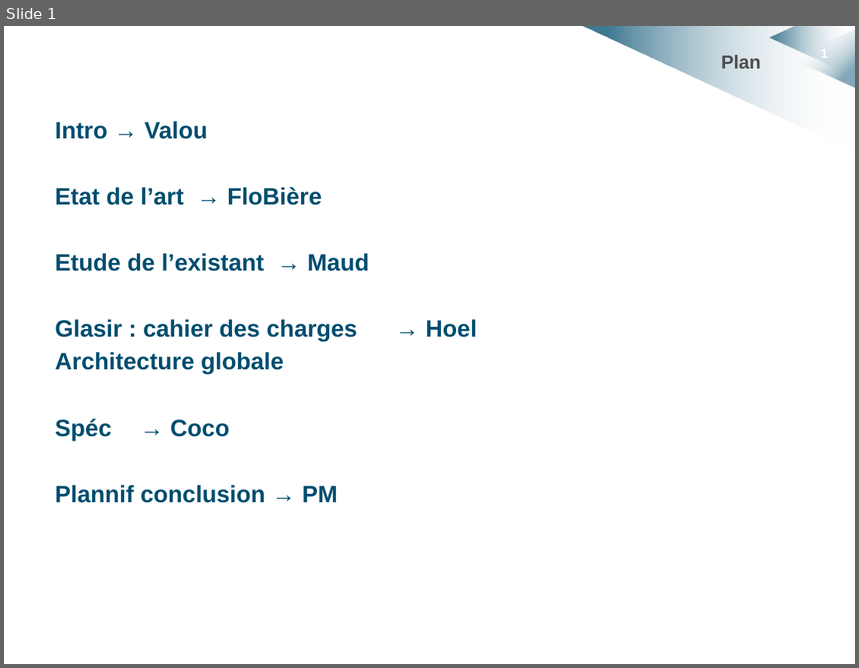
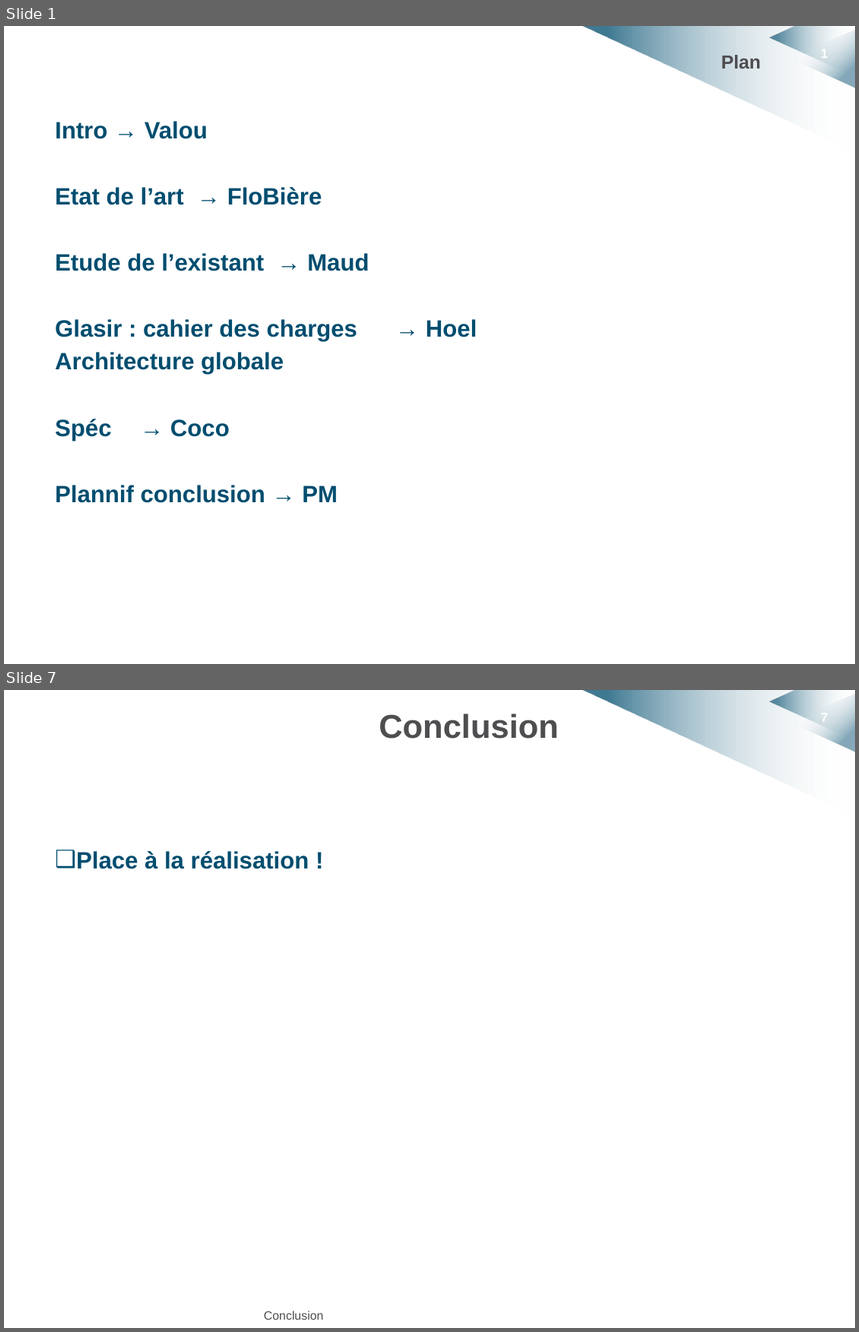
Before and after one commit to HKervadec/korrigolo, a slide deck: soutenances/projet_decembre/planif_et_conclu.pptx. Shown one above the other, each under a label of ours: slide 1 before the commit, slides 1 and 7 after it; the slides between them are not shown. The pictures are 859x668 and 859x1332 pixels, drawn with LibreOffice and Linux fonts; fonts in the diff are those of the drawing; background and template pictures are left out. Boxes give left, top, right and bottom in pixels: in the first picture for what was removed or moved away, otherwise in the second. Text is boxed around its words. In the diff, an @@ line names an element or a change of style, - is before the commit and + after.

```diff
--- a/soutenances/projet_decembre/planif_et_conclu.pptx
+++ b/soutenances/projet_decembre/planif_et_conclu.pptx
@@ slide 7 added at box(4, 690, 855, 1328), background #FFFFFF; not listed: 4 template elements that a slide beside it also shows @@
@@ title added at box(379, 714, 559, 739), 28 pt, text #4F4D50, bold @@
+Conclusion
@@ text added at box(76, 851, 310, 869), 20 pt, text #004D6F, bold @@
+❑ Place à la réalisation !
@@ text added at box(264, 1311, 324, 1320), 10.2 pt, text #4F4D50 @@
+Conclusion
```
Also in this commit, not shown: 5 other slides added, 2 other files.
